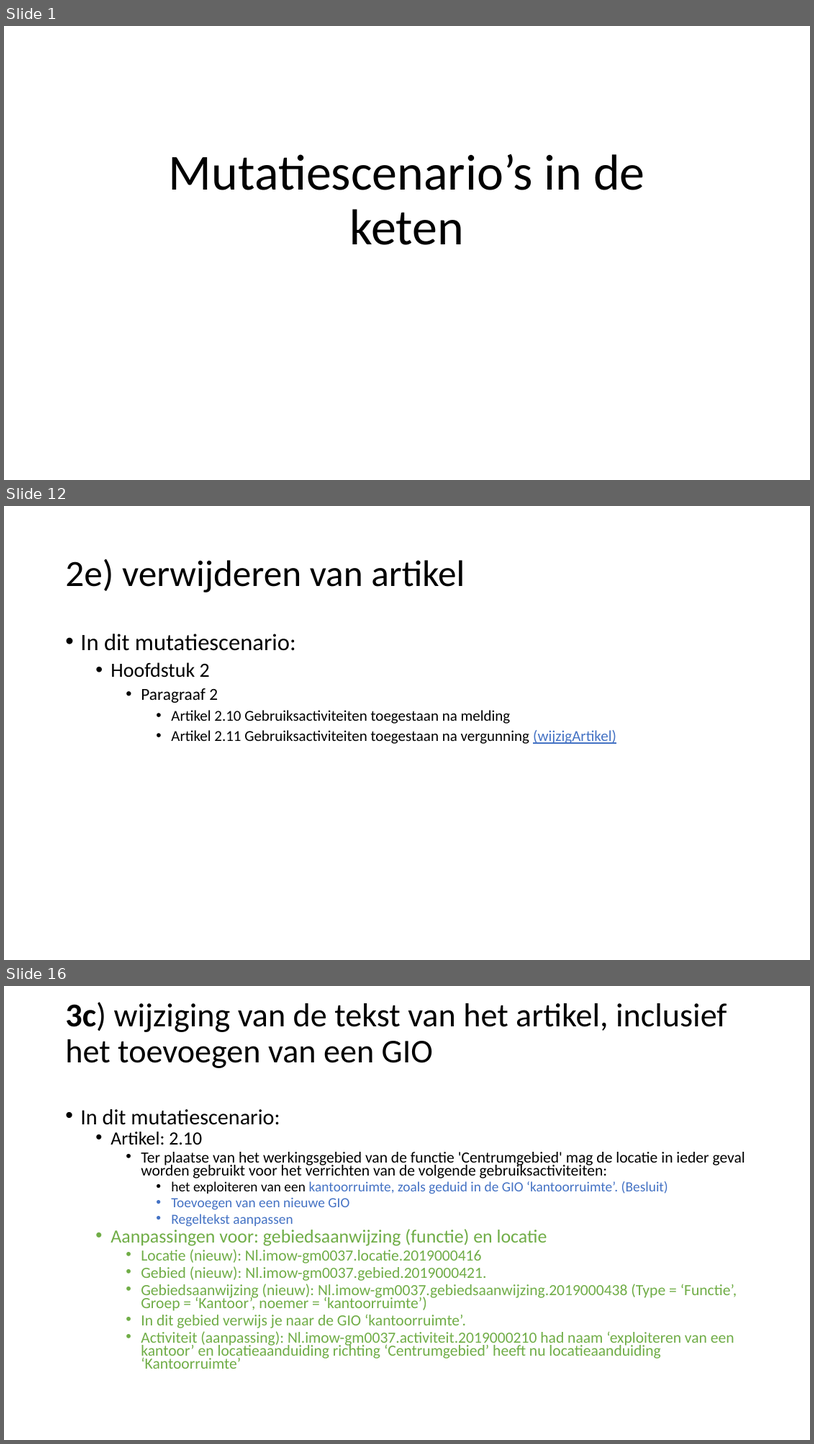
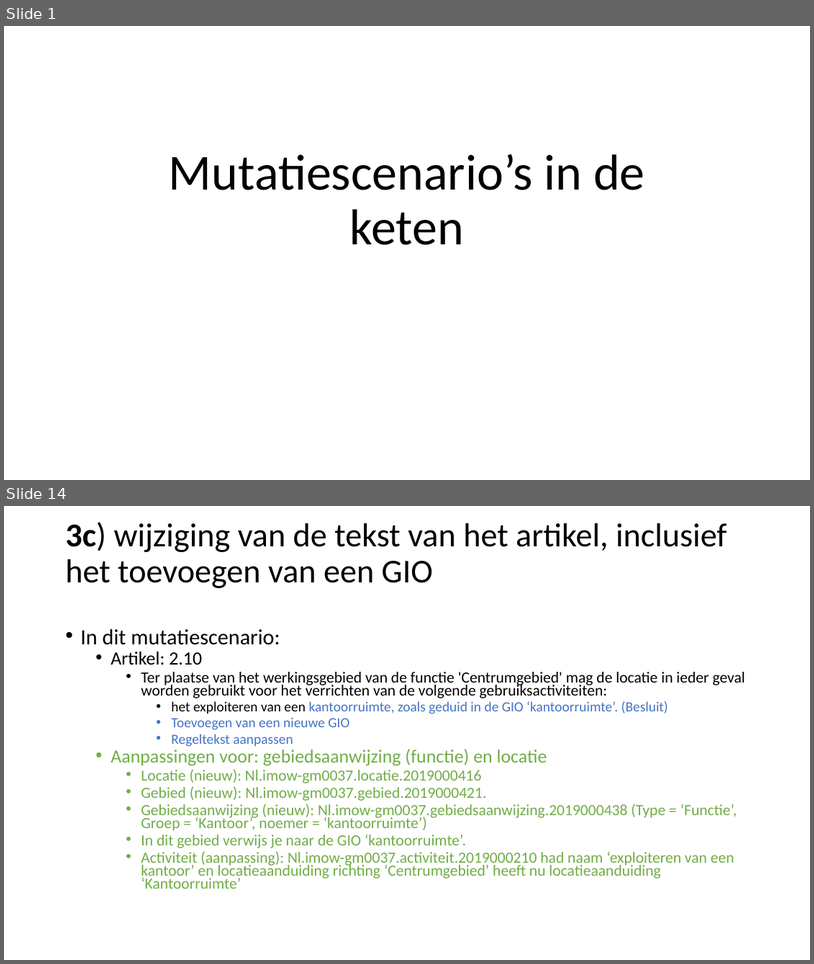
Before and after one commit to Geonovum/xml_omgevingsplan_gemeentestad, a slide deck: Submutatiescenario_s.pptx. Shown one above the other, each under a label of ours: slides 1, 12 and 16 before the commit, slides 1 and 14 after it; the slides between them are not shown. The pictures are 814x1444 and 814x964 pixels, drawn with LibreOffice and Linux fonts; fonts in the diff are those of the drawing. Boxes give left, top, right and bottom in pixels: in the first picture for what was removed or moved away, otherwise in the second. Text is boxed around its words. In the diff, an @@ line names an element or a change of style, - is before the commit and + after.

```diff
--- a/Submutatiescenario_s.pptx
+++ b/Submutatiescenario_s.pptx
@@ slide 12 removed at [4,506,810,960], background #FFFFFF @@
@@ title removed at [65,559,465,592] @@
-2e) verwijderen van artikel
@@ text removed at [80,633,617,744] @@
-• In dit mutatiescenario:
-  • Hoofdstuk 2
-    • Paragraaf 2
-      • Artikel 2.10 Gebruiksactiviteiten toegestaan na melding
-      • Artikel 2.11 Gebruiksactiviteiten toegestaan na vergunning (wijzigArtikel)
@@ what was slide 16 is now slide 14 @@
```
Also in this commit, not shown: 14 slides changed, 2 slides added, 4 other slides removed.
